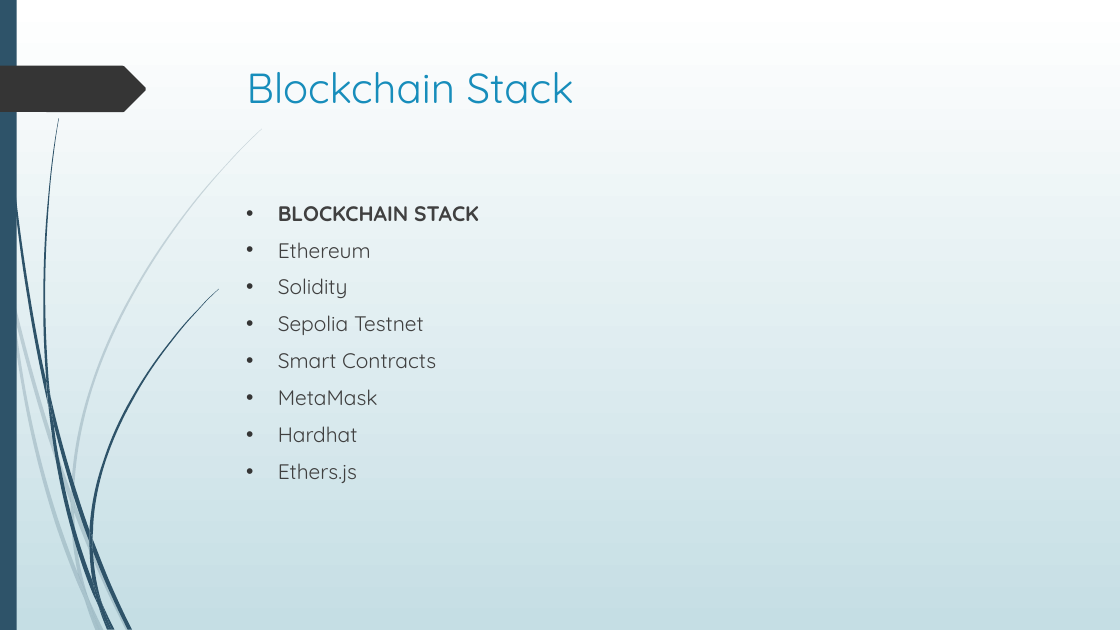
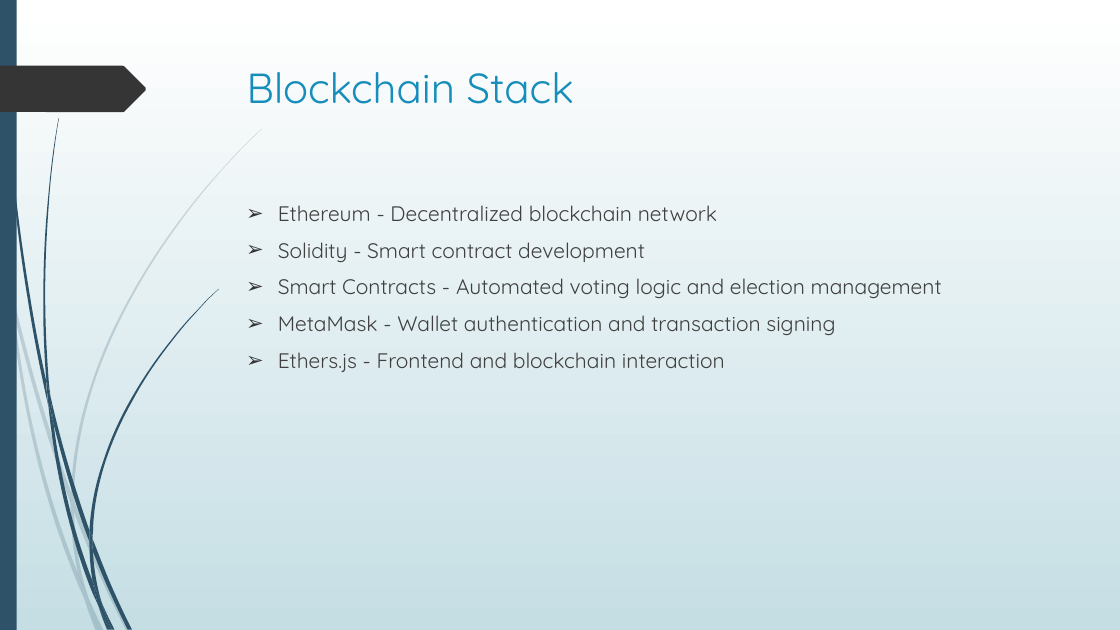
Before and after one commit to chigonglei/DAppSopolia, a slide deck: slide 11 of Presentation.pptx (slide 8 before the commit). Drawn at 1120x630 pixels with LibreOffice and Linux fonts; fonts in the diff are those of the drawing. Boxes give left, top, right and bottom in pixels: in the first picture for what was removed or moved away, otherwise in the second. Text is boxed around its words. In the diff, an @@ line names an element or a change of style, - is before the commit and + after.

```diff
--- a/Presentation.pptx
+++ b/Presentation.pptx
@@ text at box(278, 205, 942, 372): text changed @@
-• BLOCKCHAIN STACK
-• Ethereum
-• Solidity
-• Sepolia Testnet
-• Smart Contracts
-• MetaMask
-• Hardhat
-• Ethers.js
+➢ Ethereum - Decentralized blockchain network
+➢ Solidity - Smart contract development
+➢ Smart Contracts - Automated voting logic and election management
+➢ MetaMask - Wallet authentication and transaction signing
+➢ Ethers.js - Frontend and blockchain interaction
```
Also in this commit, not shown: 11 other slides changed, 20 slides added, 7 slides removed, 5 other files.
